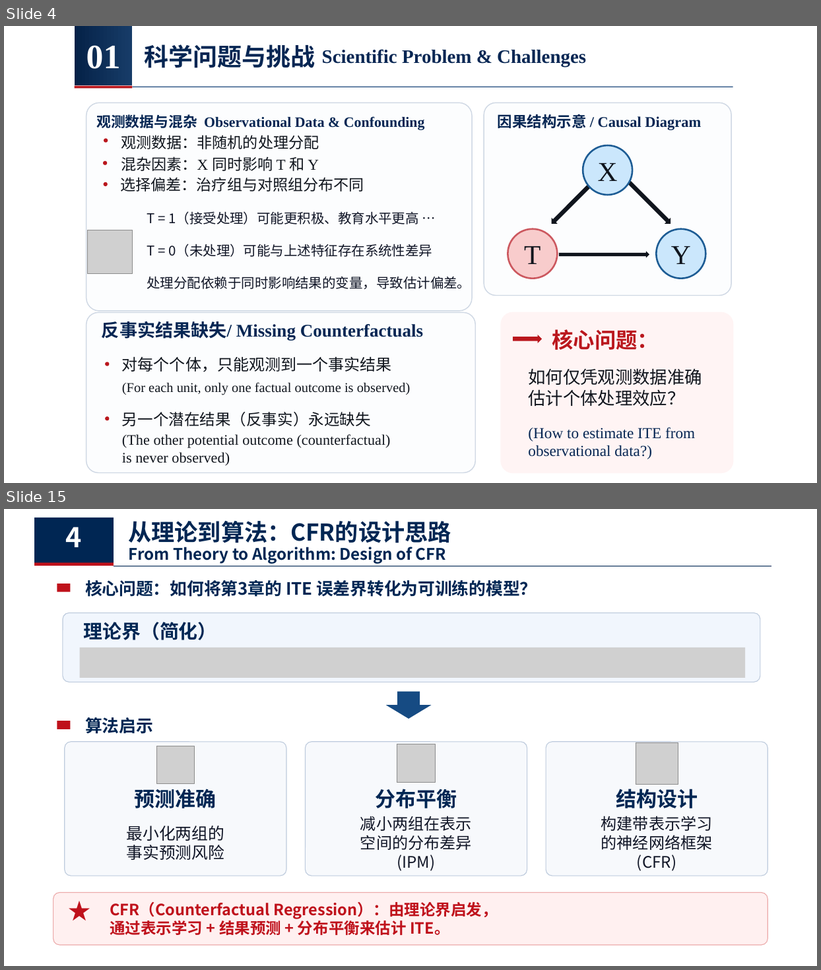
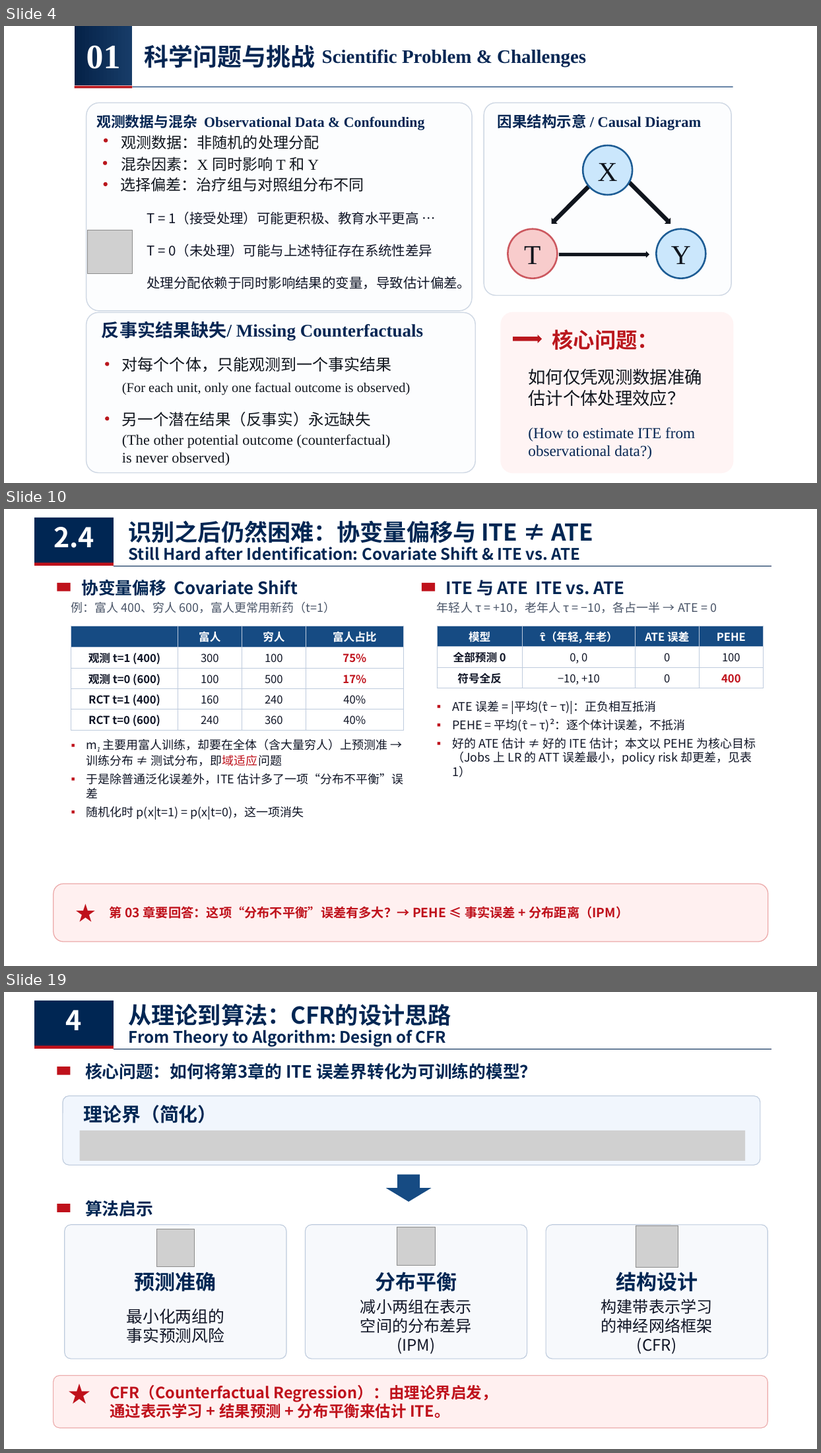
Before and after one commit to chanearly2002/Stastical_Computing, a slide deck: 个体处理效应估计.pptx. Shown one above the other, each under a label of ours: slides 4 and 15 before the commit, slides 4, 10 and 19 after it; the slides between them are not shown. The pictures are 821x970 and 821x1453 pixels, drawn with LibreOffice and Linux fonts; fonts in the diff are those of the drawing; grey boxes stand for pictures. Boxes give left, top, right and bottom in pixels: in the first picture for what was removed or moved away, otherwise in the second. Text is boxed around its words. In the diff, an @@ line names an element or a change of style, - is before the commit and + after.

```diff
--- a/个体处理效应估计.pptx
+++ b/个体处理效应估计.pptx
@@ slide 10 added at (4, 509, 817, 966), background #FFFFFF @@
@@ rectangle added at (34, 518, 113, 564), fill #002653 @@
@@ text added at (54, 527, 94, 548), 32 pt, text #FFFFFF, bold @@
+2.4
@@ text added at (129, 520, 593, 547), 27.4 pt, text #002653, bold @@
+识别之后仍然困难：协变量偏移与 ITE ≠ ATE
@@ text added at (129, 547, 581, 560), 18.8 pt, text #002653, bold @@
+Still Hard after Identification: Covariate Shift & ITE vs. ATE
@@ rectangle added at (34, 562, 113, 566), fill #BF111B @@
@@ rectangle added at (113, 566, 772, 566), fill #002653 @@
@@ rectangle added at (57, 583, 71, 591), fill #BF111B @@
@@ text added at (81, 580, 298, 596), 20.1 pt, text #002653, bold @@
+协变量偏移 Covariate Shift
@@ rectangle added at (422, 583, 435, 591), fill #BF111B @@
@@ text added at (446, 580, 624, 595), 20.1 pt, text #002653, bold @@
+ITE 与 ATE ITE vs. ATE
@@ text added at (71, 602, 336, 613), 14 pt, text #4A5568 @@
+例：富人 400、穷人 600，富人更常用新药（t=1）
@@ text added at (437, 602, 717, 613), 14 pt, text #4A5568 @@
+年轻人 τ = +10，老年人 τ = −10，各占一半 → ATE = 0
@@ table added at (71, 626, 403, 730), 5 rows, 4 columns @@
+ | 富人 | 穷人 | 富人占比
+观测 t=1 (400) | 300 | 100 | 75%
+观测 t=0 (600) | 100 | 500 | 17%
+RCT t=1 (400) | 160 | 240 | 40%
+RCT t=0 (600) | 240 | 360 | 40%
@@ table added at (437, 626, 764, 689), 3 rows, 4 columns @@
+模型 | τ̂（年轻, 年老） | ATE 误差 | PEHE
+全部预测 0 | 0, 0 | 0 | 100
+符号全反 | −10, +10 | 0 | 400
@@ text added at (452, 701, 756, 778), 14 pt, text #101526 @@
+▪ ATE 误差 = |平均(τ̂ − τ)|：正负相互抵消
+▪ PEHE = 平均(τ̂ − τ)²：逐个体计误差，不抵消
+▪ 好的 ATE 估计 ≠ 好的 ITE 估计；本文以 PEHE 为核心目标（Jobs 上 LR 的 ATT 误差最小，policy risk 却更差，见表 1）
@@ text added at (86, 739, 404, 820), 14 pt, text #101526 @@
+▪ m1 主要用富人训练，却要在全体（含大量穷人）上预测准 → 训练分布 ≠ 测试分布，即域适应问题
+▪ 于是除普通泛化误差外，ITE 估计多了一项“分布不平衡”误差
+▪ 随机化时 p(x|t=1) = p(x|t=0)，这一项消失
@@ rounded rectangle added at (54, 884, 768, 942), fill #FFF0F0, outline #ECAAAA 1 pt @@
@@ text added at (68, 884, 104, 942), 24 pt, text #BF111B @@
+★
@@ text added at (110, 906, 628, 919), 15 pt, text #BF111B, bold @@
+第 03 章要回答：这项“分布不平衡”误差有多大？→ PEHE ≤ 事实误差 + 分布距离（IPM）
@@ what was slide 15 is now slide 19 @@
```
Also in this commit, not shown: 10 slides changed, 3 other slides added, 1 other file.
